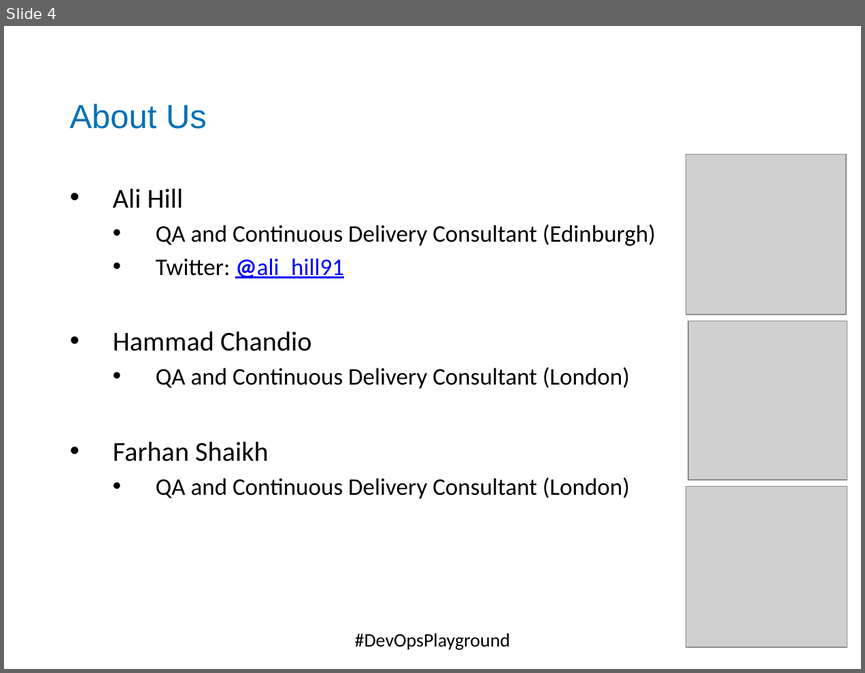
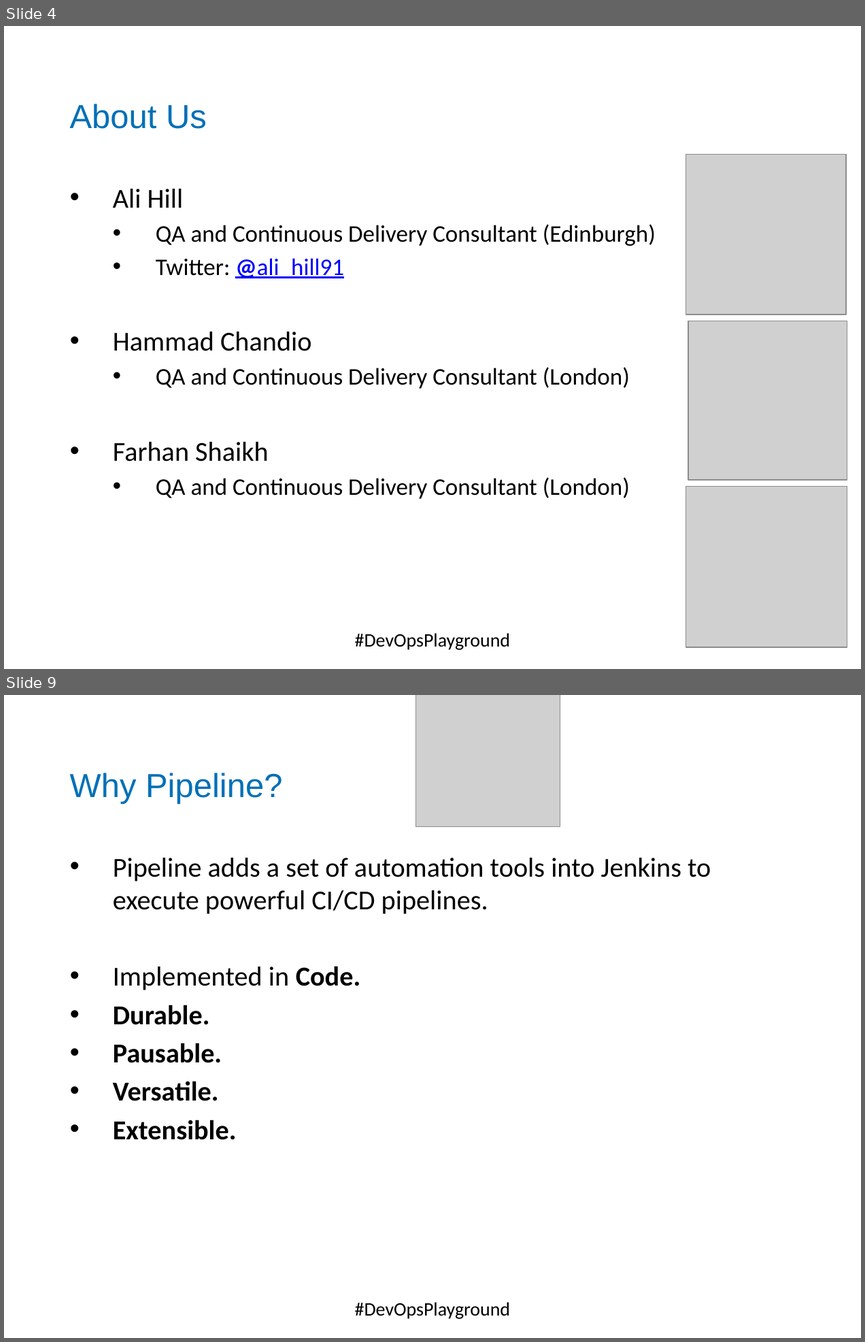
Before and after one commit to DevOpsPlayground/Hands-on-with-Continuous-Testing-using-Jenkins-and-Zalenium, a slide deck: ZaleniumJenkins.pptx. Shown one above the other, each under a label of ours: slide 4 before the commit, slides 4 and 9 after it; the slides between them are not shown. The pictures are 865x673 and 865x1342 pixels, drawn with LibreOffice and Linux fonts; fonts in the diff are those of the drawing; grey boxes stand for pictures; background and template pictures are left out. Boxes give left, top, right and bottom in pixels: in the first picture for what was removed or moved away, otherwise in the second. Text is boxed around its words. In the diff, an @@ line names an element or a change of style, - is before the commit and + after.

```diff
--- a/ZaleniumJenkins.pptx
+++ b/ZaleniumJenkins.pptx
@@ slide 9 added at [4, 695, 861, 1338], background #FFFFFF; not listed: 1 template element that a slide beside it also shows @@
@@ picture added at [415, 695, 560, 827] @@
@@ text added at [70, 773, 282, 804], 28 pt, text #0070B7 @@
+Why Pipeline?
@@ text added at [113, 858, 711, 1140], 23 pt, text #000000 @@
+• Pipeline adds a set of automation tools into Jenkins to execute powerful CI/CD pipelines.
+• Implemented in Code.
+• Durable.
+• Pausable.
+• Versatile.
+• Extensible.
@@ text added at [355, 1302, 510, 1319], 16 pt, text #000000 @@
+#DevOpsPlayground
```
Also in this commit, not shown: 4 slides changed, 3 other slides added, 8 slides removed, 2 other files.
